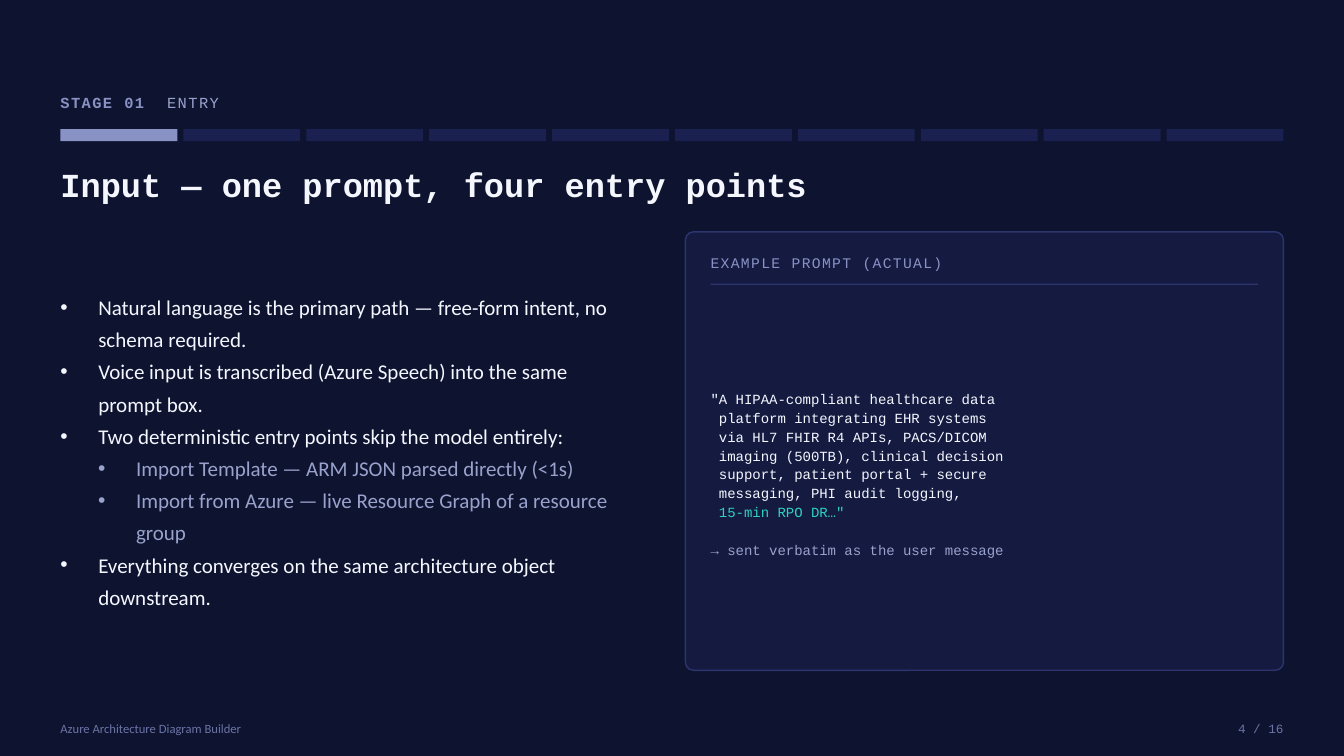
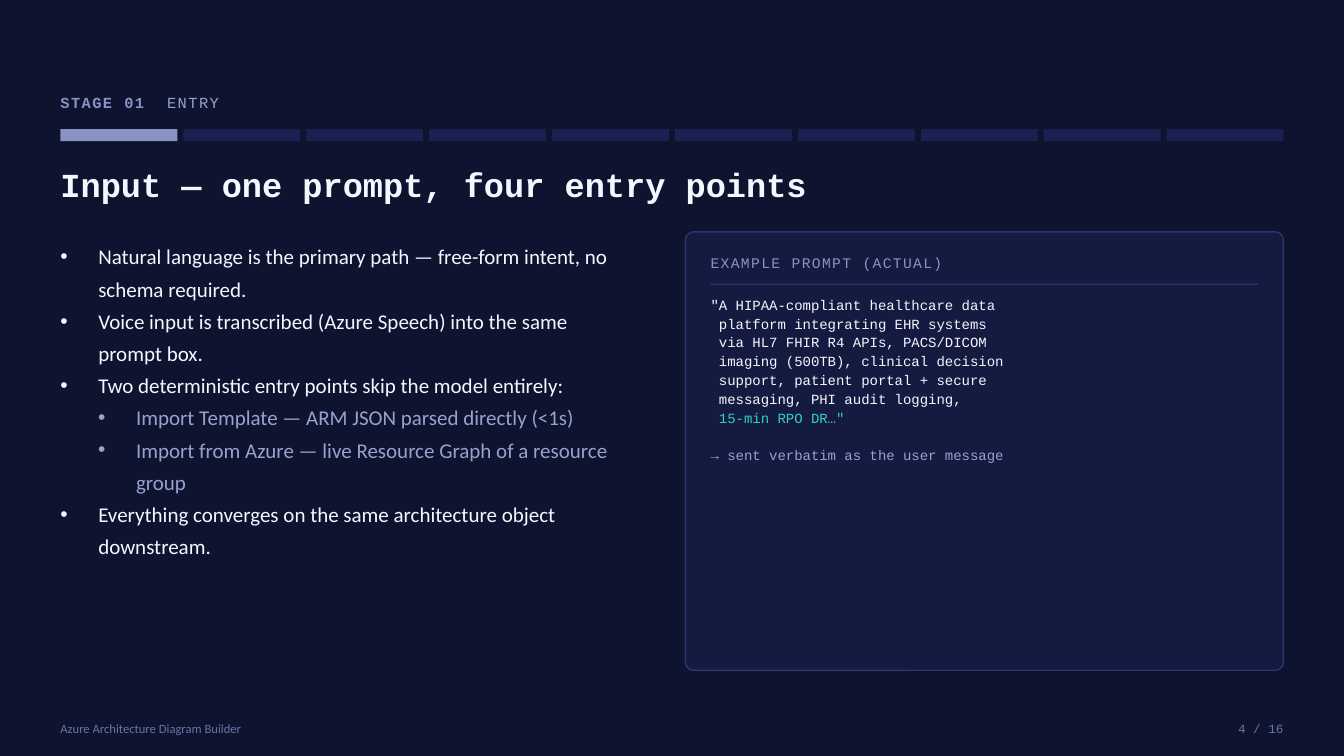
Before and after one commit to Arturo-Quiroga-MSFT/azure-architecture-diagram-builder, a slide deck: slide 4 of decks/diagram-generation/How-Diagrams-Are-Generated-Technical.pptx. Drawn at 1344x756 pixels with LibreOffice and Linux fonts; fonts in the diff are those of the drawing. Boxes give left, top, right and bottom in pixels: in the first picture for what was removed or moved away, otherwise in the second. Text is boxed around its words. In the diff, an @@ line names an element or a change of style, - is before the commit and + after.

```diff
--- a/decks/diagram-generation/How-Diagrams-Are-Generated-Technical.pptx
+++ b/decks/diagram-generation/How-Diagrams-Are-Generated-Technical.pptx
@@ text "Natural language is the primary ..." at box(98, 249, 607, 554): vertical alignment middle to top @@
@@ text ""A HIPAA-compliant healthcare data" at box(711, 300, 1004, 463): vertical alignment middle to top @@
```
Also in this commit, not shown: 10 other slides changed, 1 other file.
